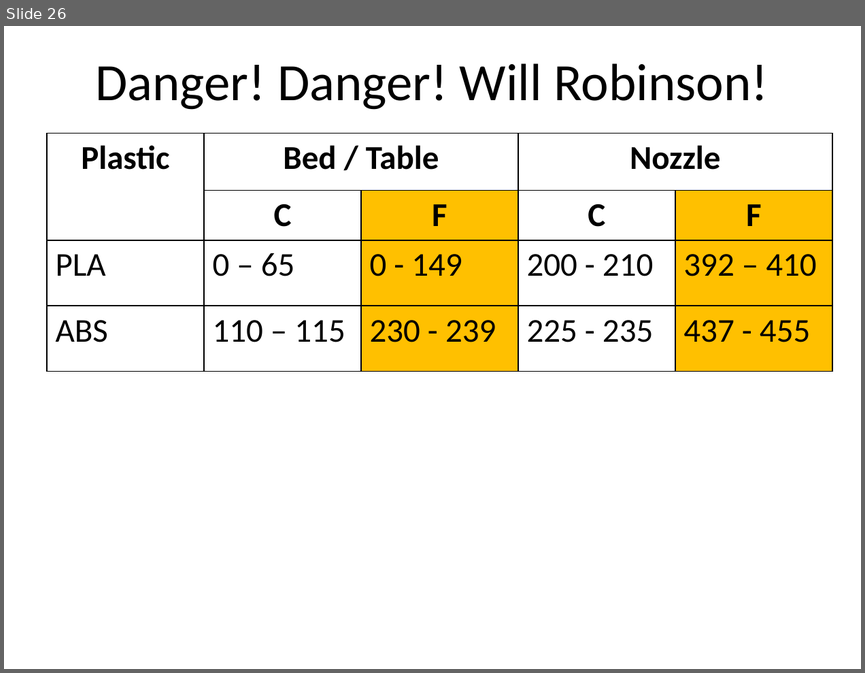
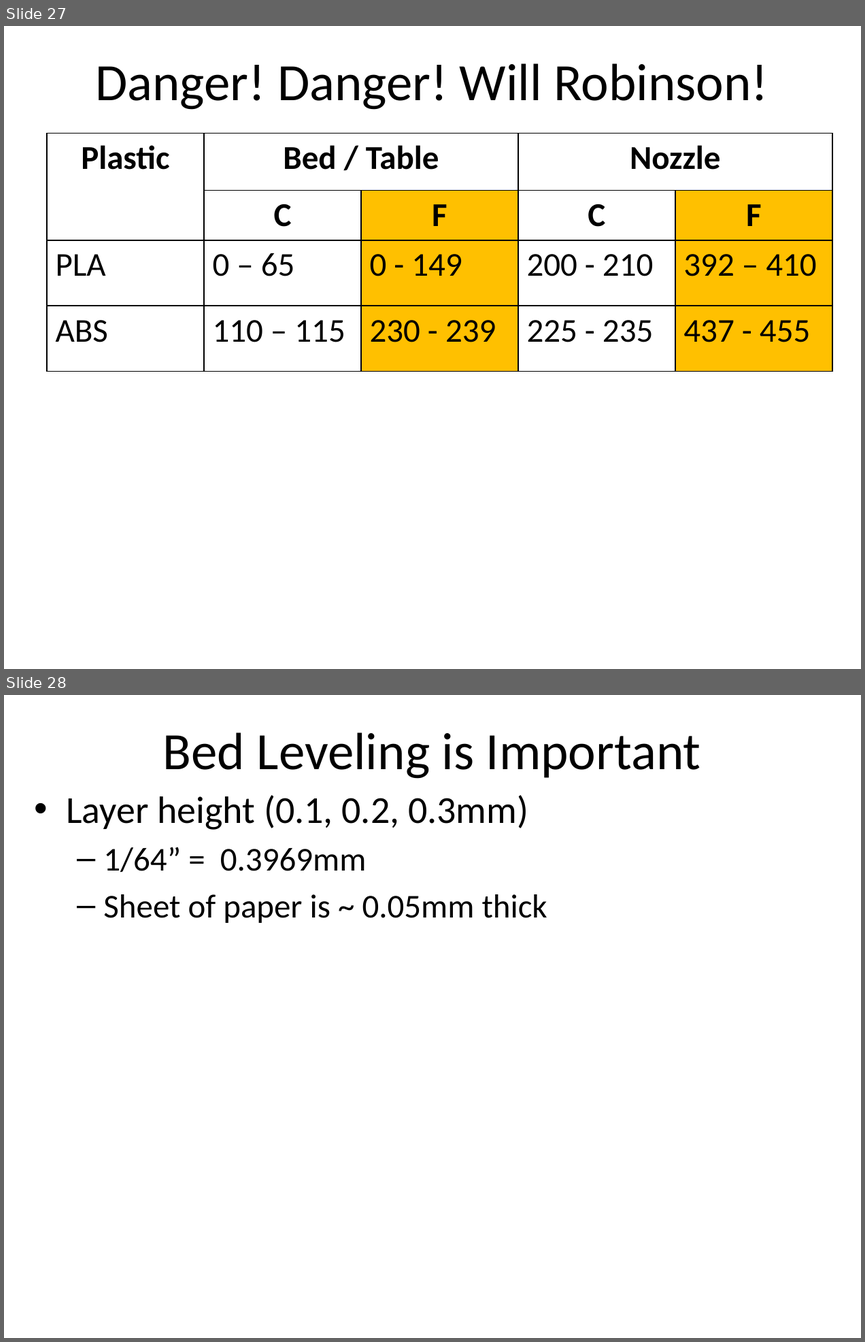
Before and after one commit to dykebert/GDI_3D_Printing_Intro, a slide deck: Introduction to 3D Printing.pptx. Shown one above the other, each under a label of ours: slide 26 before the commit, slides 27 and 28 after it. The pictures are 865x673 and 865x1342 pixels, drawn with LibreOffice and Linux fonts; fonts in the diff are those of the drawing. Boxes give left, top, right and bottom in pixels: in the first picture for what was removed or moved away, otherwise in the second. Text is boxed around its words. In the diff, an @@ line names an element or a change of style, - is before the commit and + after.

```diff
--- a/Introduction to 3D Printing.pptx
+++ b/Introduction to 3D Printing.pptx
@@ slide 28 added at (x1=4, y1=695, x2=861, y2=1338), background #FFFFFF @@
@@ title added at (x1=163, y1=732, x2=701, y2=779), 44 pt, text #000000 @@
+Bed Leveling is Important
@@ text added at (x1=66, y1=795, x2=547, y2=923), 28 pt, text #000000 @@
+• Layer height (0.1, 0.2, 0.3mm)
+  – 1/64” = 0.3969mm
+  – Sheet of paper is ~ 0.05mm thick
@@ what was slide 26 is now slide 27 @@
```
Also in this commit, not shown: 1 slide changed, 3 other slides added.
